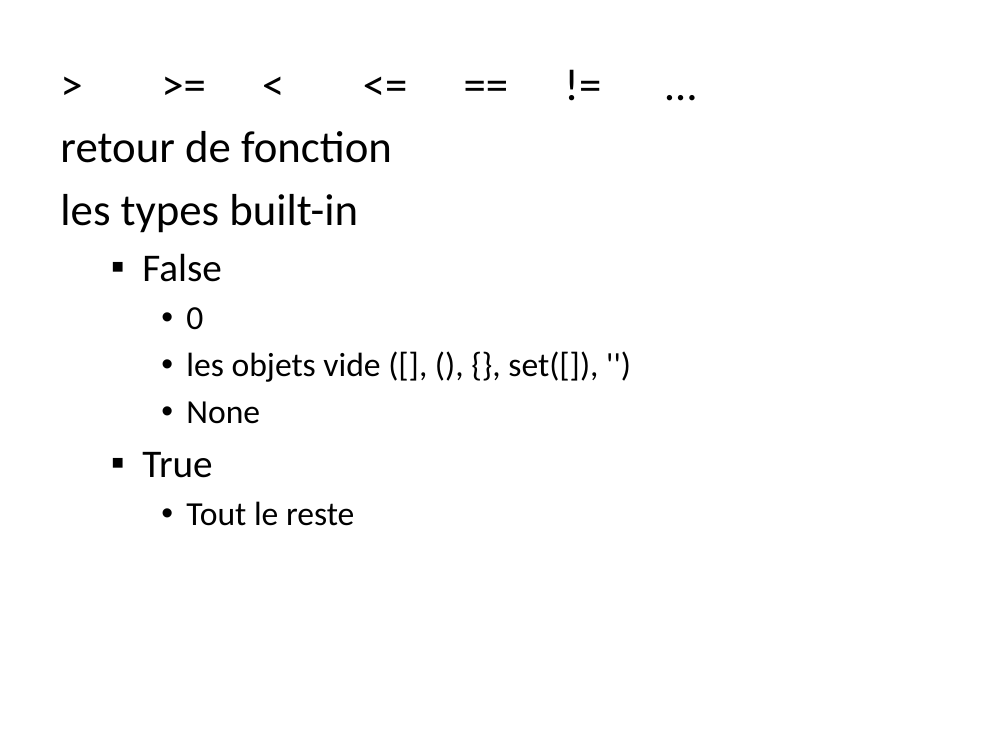
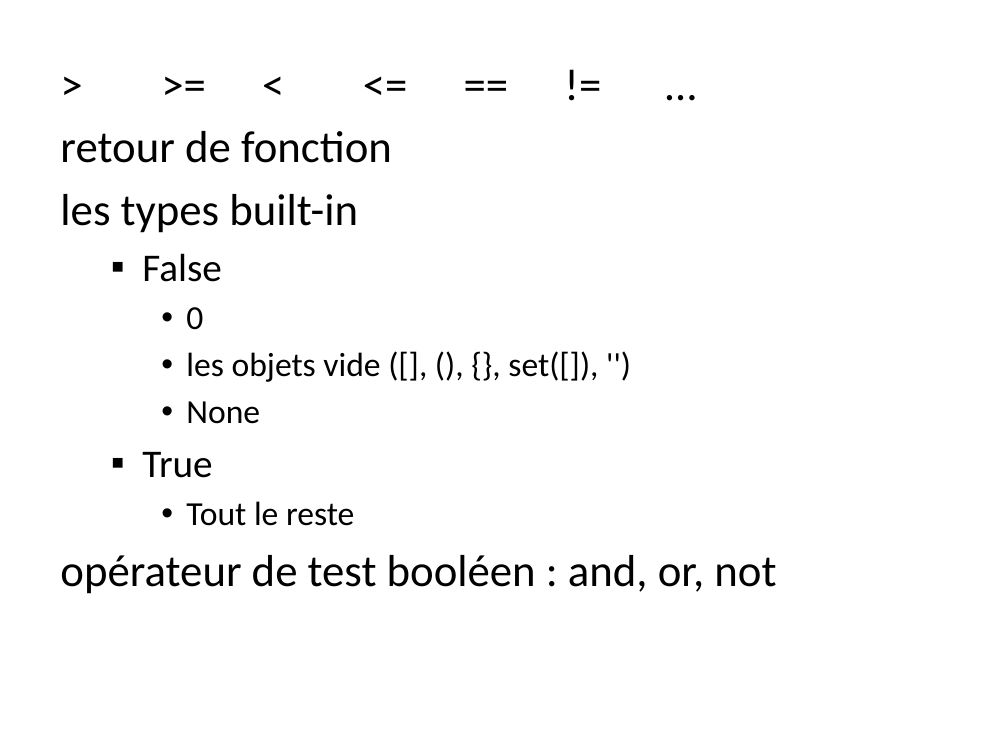
Before and after one commit to parmentelat/flotpython-archive, a slide deck: slide 2 of semaine3/CO12AL-W3-VIDEO03-SLIDE01.pptx. Drawn at 1008x756 pixels with LibreOffice and Linux fonts; fonts in the diff are those of the drawing. Boxes give left, top, right and bottom in pixels: in the first picture for what was removed or moved away, otherwise in the second. Text is boxed around its words. In the diff, an @@ line names an element or a change of style, - is before the commit and + after.

```diff
--- a/semaine3/CO12AL-W3-VIDEO03-SLIDE01.pptx
+++ b/semaine3/CO12AL-W3-VIDEO03-SLIDE01.pptx
@@ text at (60,555,776,594): paragraph added @@
+opérateur de test booléen : and, or, not
```
Also in this commit, not shown: 3 other files.
